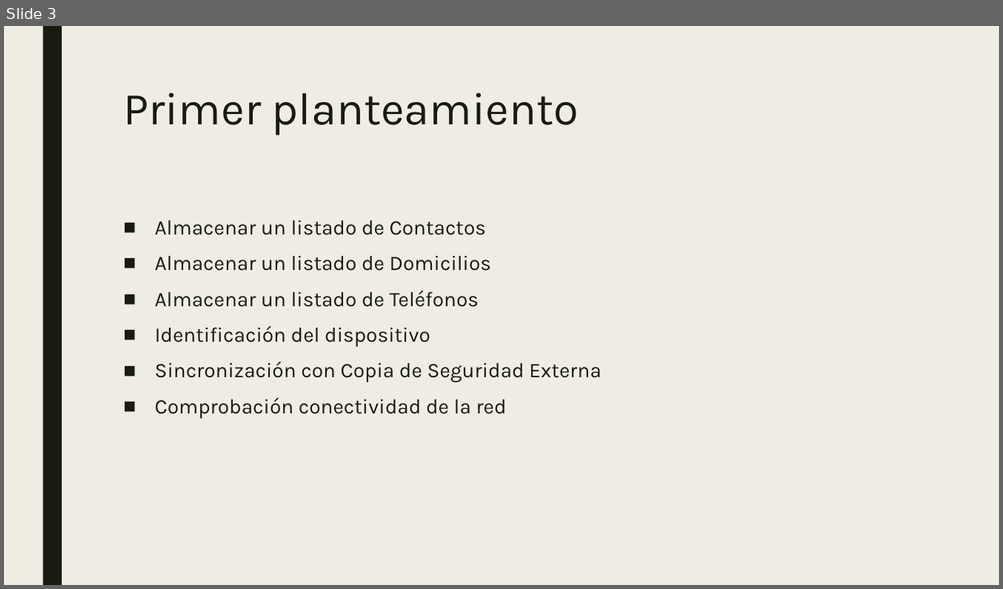
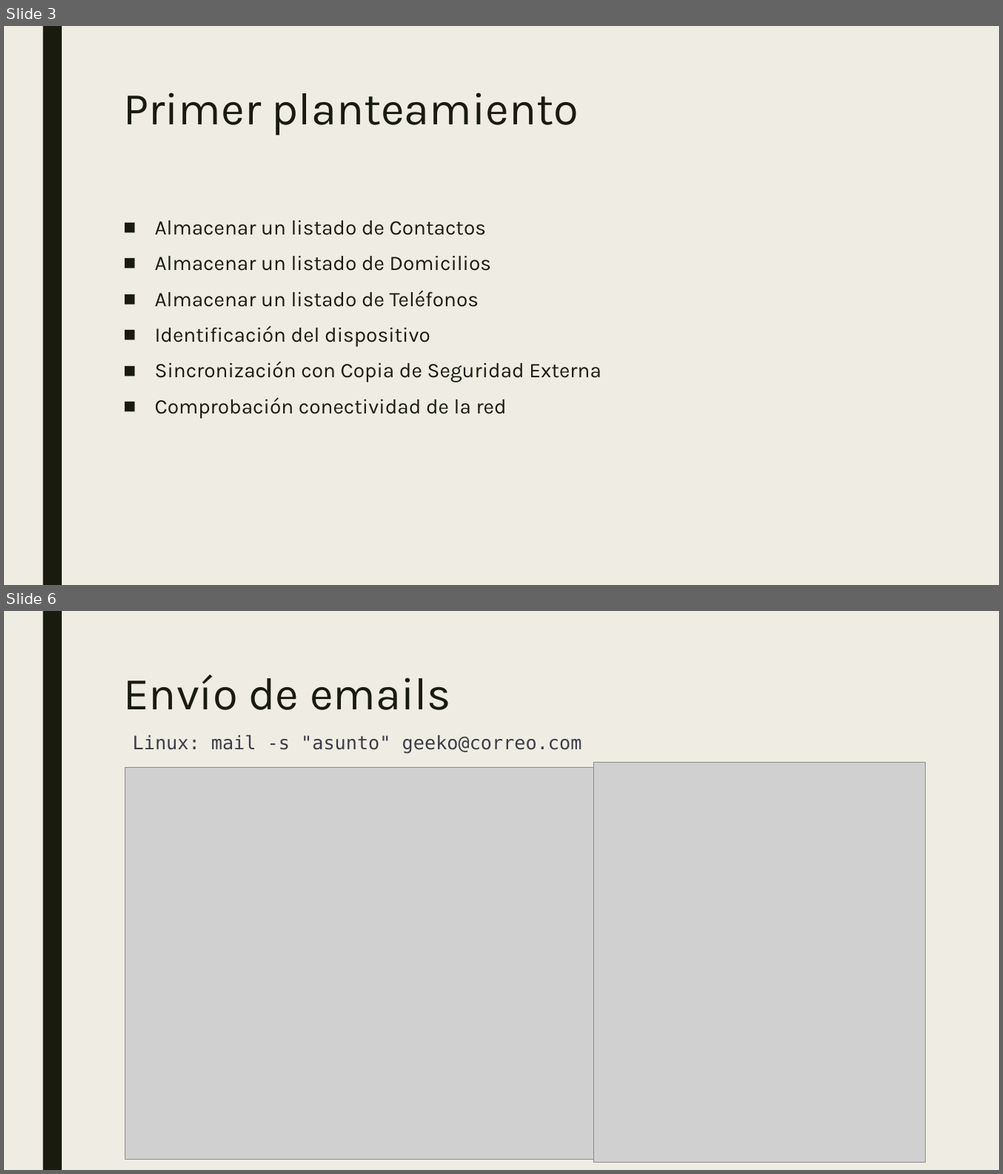
Before and after one commit to rubenseglop/Contactos, a slide deck: app/src/main/Documentacion/Presentacion.pptx. Shown one above the other, each under a label of ours: slide 3 before the commit, slides 3 and 6 after it; the slides between them are not shown. The pictures are 1003x589 and 1003x1174 pixels, drawn with LibreOffice and Linux fonts; fonts in the diff are those of the drawing; grey boxes stand for pictures. Boxes give left, top, right and bottom in pixels: in the first picture for what was removed or moved away, otherwise in the second. Text is boxed around its words. In the diff, an @@ line names an element or a change of style, - is before the commit and + after.

```diff
--- a/app/src/main/Documentacion/Presentacion.pptx
+++ b/app/src/main/Documentacion/Presentacion.pptx
@@ slide 6 added at <box>4,611,999,1170</box>, background #EFEDE3; not listed: 1 template element that a slide beside it also shows @@
@@ title added at <box>123,675,451,710</box>, 44 pt, text #191B0E @@
+Envío de emails
@@ text added at <box>133,735,582,754</box>, 18 pt, text #3C3D47 @@
+Linux: mail -s "asunto" geeko@correo.com
@@ picture added at <box>595,763,925,1163</box> @@
@@ picture added at <box>125,768,909,1160</box> @@
```
Also in this commit, not shown: 1 slide changed, 5 other slides added, 2 slides removed.
